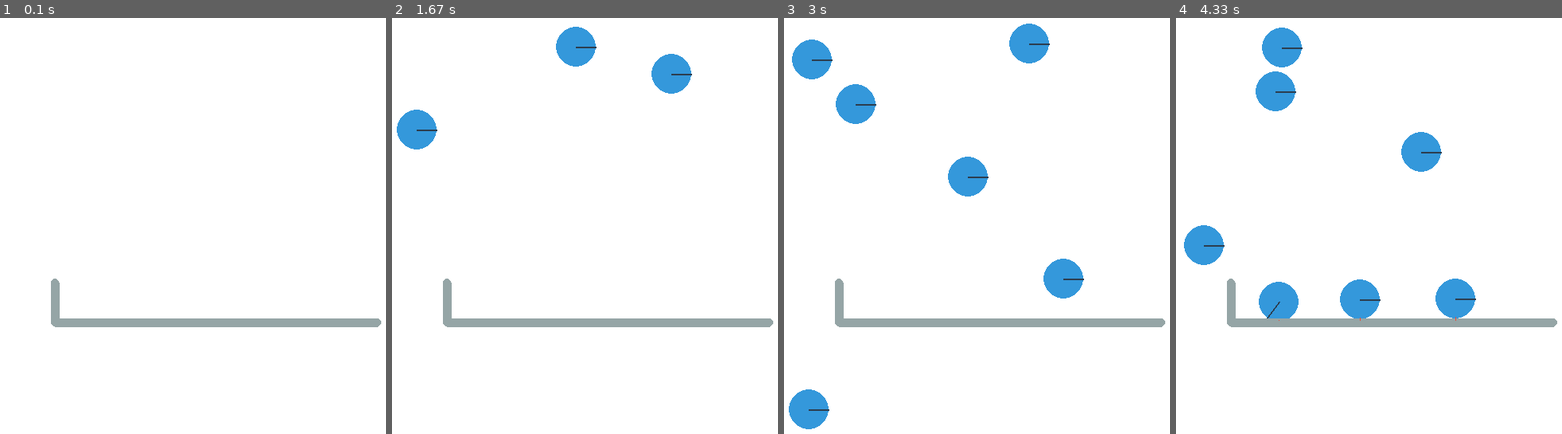
Above: before the commit, frames 1-4 (left to right).
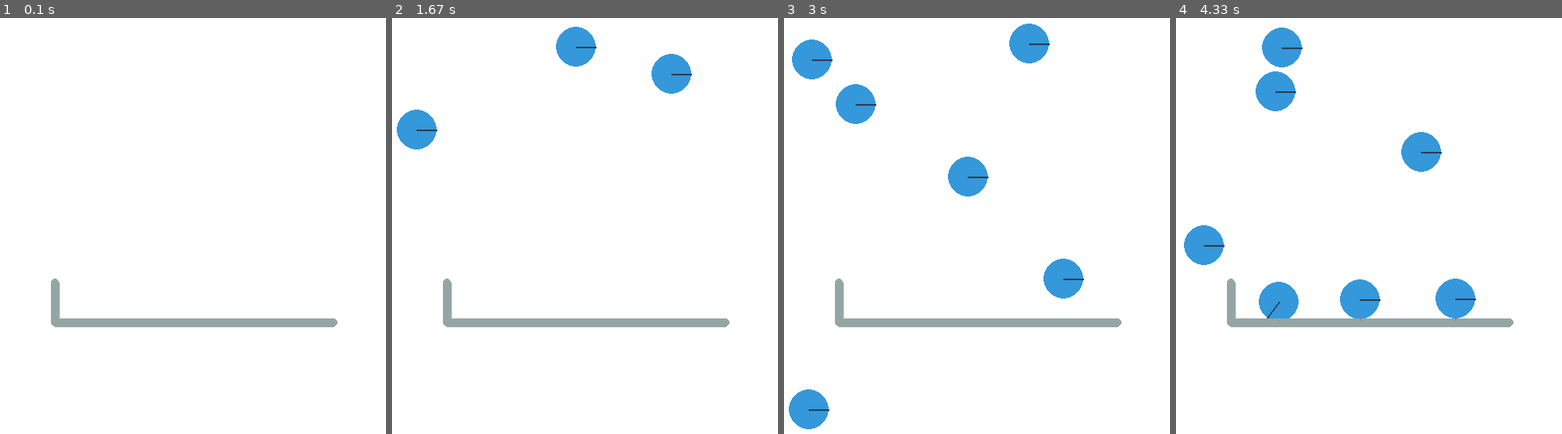
Above: after the commit, the same moments.

Repository: kristenphan/pymunk-pygame-angry-birds
Game: pygame game, started from game-1-slide-and-pin-joint/main.py
Two runs of this game, one before a commit and one after it. Both use one fixed random seed, a clock stepped at 60 frames per second and the inputs below.
Inputs:
- Up to frame 1 (0.1 s): no input
- Up to frame 2 (1.67 s): no input
- Up to frame 3 (3 s): no input
- Up to frame 4 (4.33 s): no input

The runs differ from the first frame. In frame 1, 0.2% of the frame differs, in the area x 86-99%, y 72-75%; in frame 2, 0.2%; in frame 3, 0.2%; in frame 4, 0.2%.

Commit message:
polish L shape for catching balls

Diff:
--- a/game-1-slide-and-pin-joint/main.py
+++ b/game-1-slide-and-pin-joint/main.py
@@ -84,7 +84,7 @@
 
     # 2. Create a circle shape for the body
     radius = 25
-    mass = 3
+    mass = 1
     shape = pymunk.Circle(body, radius)
 
     # 3. All bodies must have their moment of inertia set.
@@ -115,15 +115,19 @@
     body = pymunk.Body(body_type=pymunk.Body.STATIC)
     body.position = (300, 300)                              # Position of the static body
 
-    # Create two segments (lines) to form an L shape
-    # Horizontal line from (-150, 0) to (255, 0) with thickness 5
-    line1 = pymunk.Segment(body, (-150, 100), (255, 100), 5)    # Horizontal line
+    # Create two segments (line shapes attached to the body) to form an L shape
+    # Horizontal line from (-150, 0) to (255, 0) with thickness 5 relative to the body position
+    horizontal_line = pymunk.Segment(body, (-150, 100), (200, 100), 5)
 
     # # Vertical line
-    line2 = pymunk.Segment(body, (-150, 100), (-150, 50), 5)
-    line1.friction = 1                                  # Friction for the horizontal line
-    line2.friction = 1
-    space.add(body, line1, line2)                       # Add the static body and lines to the space
+    vertical_line = pymunk.Segment(body, (-150, 100), (-150, 50), 5)
+
+    # Friction for the horizontal line
+    horizontal_line.friction = 1
+    vertical_line.friction = 1
+
+    # Add the static body and lines to the space
+    space.add(body, horizontal_line, vertical_line)
 
 if __name__ == "__main__":
     sys.exit(main())
Not shown, changed: README.md
